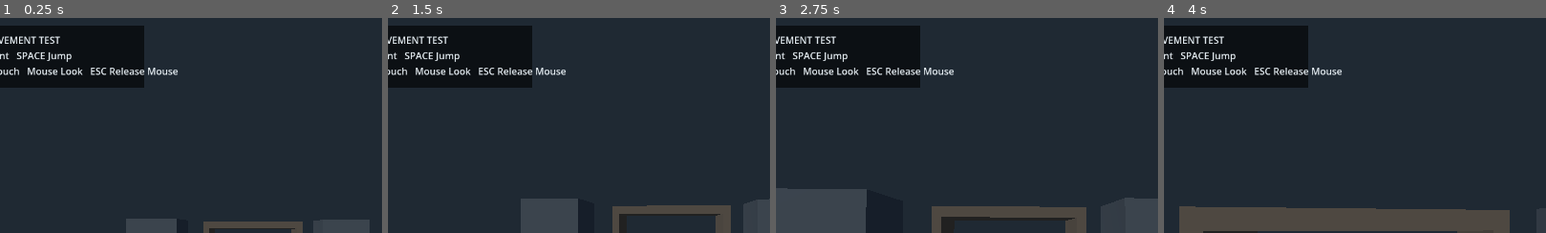
Above: before the commit, frames 1-4 (left to right).
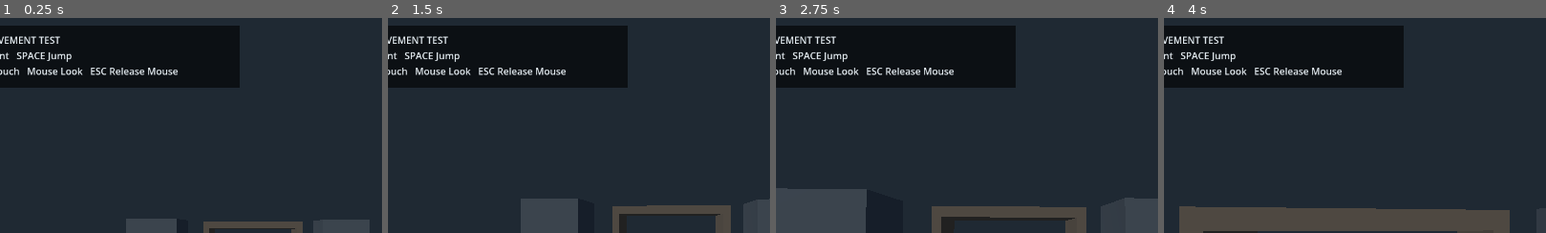
Above: after the commit, the same moments.

Repository: ahmadrohanmustafa-web/PROJECT-SHADOW-FRONT
Game: Godot game, scene res://scenes/prototype.tscn
Two runs of this game, one before a commit and one after it. Both use one fixed random seed, a clock stepped at 60 frames per second and the inputs below.
Inputs (mouse positions are % of the whole screen's width and height, from its top left):
- Up to frame 1 (0.25 s): no input
- Up to frame 2 (1.5 s): tap Enter at 0.5 s; move the mouse to (55, 50) at 0.52 s; hold W from 0.53 s (still down); tap C at 0.6 s; tap Space at 0.77 s; move the mouse to (45, 50) at 1.27 s; tap Ctrl at 1.35 s
- Up to frame 3 (2.75 s): keep holding W; tap Space at 1.52 s; move the mouse to (52, 48) at 2.02 s; hold Shift from 2.03 s (still down)
- Up to frame 4 (4 s): keep holding W; move the mouse to (49, 52) at 2.77 s; release Shift at 2.78 s; tap C at 2.85 s; tap Space at 3.02, 3.77 s; move the mouse to (57, 51) at 3.52 s; hold Ctrl from 3.53 s (still down)
The pictures show only the part of the screen within x 17-67%, y 1-51%; the shares and areas given below are measured in that part.

The runs differ from the first frame. In frame 1, 7.1% of the frame differs, in the area x 37-63%, y 3-33%; in frame 2, 7.1%; in frame 3, 7.1%; in frame 4, 7.1%.

Commit message:
Tighten player typing and prototype HUD layout

Diff:
--- a/scripts/prototype.gd
+++ b/scripts/prototype.gd
@@ -57,7 +57,7 @@
 	add_child(body)
 
 func _create_player() -> void:
-	var player := PLAYER_SCENE.instantiate()
+	var player: CharacterBody3D = PLAYER_SCENE.instantiate() as CharacterBody3D
 	player.position = Vector3(0.0, 0.0, 5.0)
 	add_child(player)
 
@@ -65,13 +65,13 @@
 	var layer := CanvasLayer.new()
 	var panel := ColorRect.new()
 	panel.position = Vector2(18.0, 18.0)
-	panel.size = Vector2(440.0, 104.0)
+	panel.size = Vector2(600.0, 104.0)
 	panel.color = Color(0.025, 0.035, 0.045, 0.78)
 	layer.add_child(panel)
 
 	var label := Label.new()
 	label.position = Vector2(14.0, 12.0)
-	label.size = Vector2(410.0, 88.0)
+	label.size = Vector2(570.0, 88.0)
 	label.text = "SHADOW FRONT  |  MOVEMENT TEST\nWASD Move   SHIFT Sprint   SPACE Jump\nCTRL Hold / C Toggle Crouch   Mouse Look   ESC Release Mouse"
 	label.add_theme_color_override("font_color", Color(0.91, 0.94, 0.96))
 	label.add_theme_font_size_override("font_size", 16)
